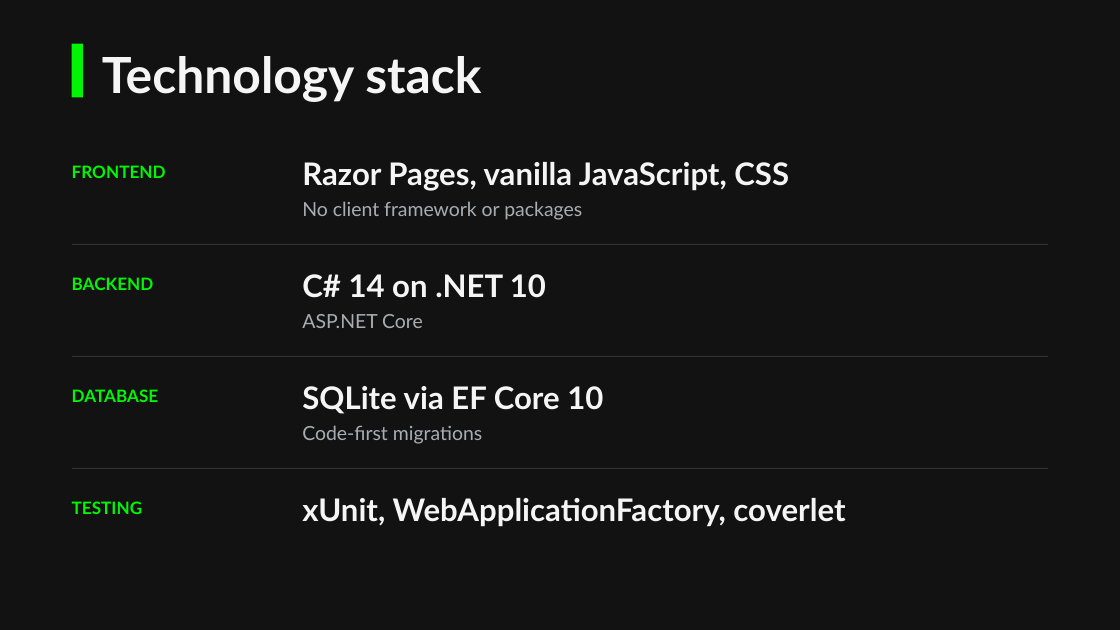
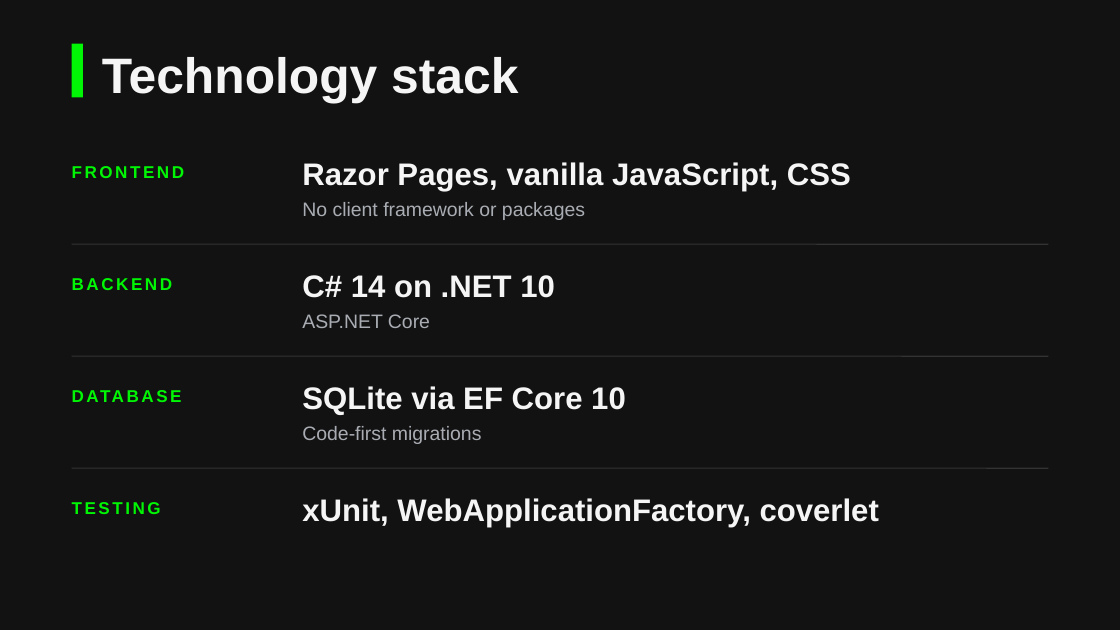
Before and after one commit to johndifini/atm, a slide deck: slide 2 of design/atm-deck.pptx. Drawn at 1120x630 pixels with LibreOffice and Linux fonts; fonts in the diff are those of the drawing. Boxes give left, top, right and bottom in pixels: in the first picture for what was removed or moved away, otherwise in the second. Text is boxed around its words. In the diff, an @@ line names an element or a change of style, - is before the commit and + after.

```diff
--- a/design/atm-deck.pptx
+++ b/design/atm-deck.pptx
@@ font Lato to Arial, letter spacing 0 to 1.6 pt in 4 elements at [72,166,184,178], [72,278,172,290], [72,385,284,413], [72,502,161,514] @@
@@ font Lato to Arial in 8 elements at [102,57,518,103], [302,162,851,191], [302,202,585,220], [302,275,555,298], [302,314,430,328], [302,386,626,415], [302,426,482,444], [302,498,879,527] @@
```
Also in this commit, not shown: 6 other slides changed.
